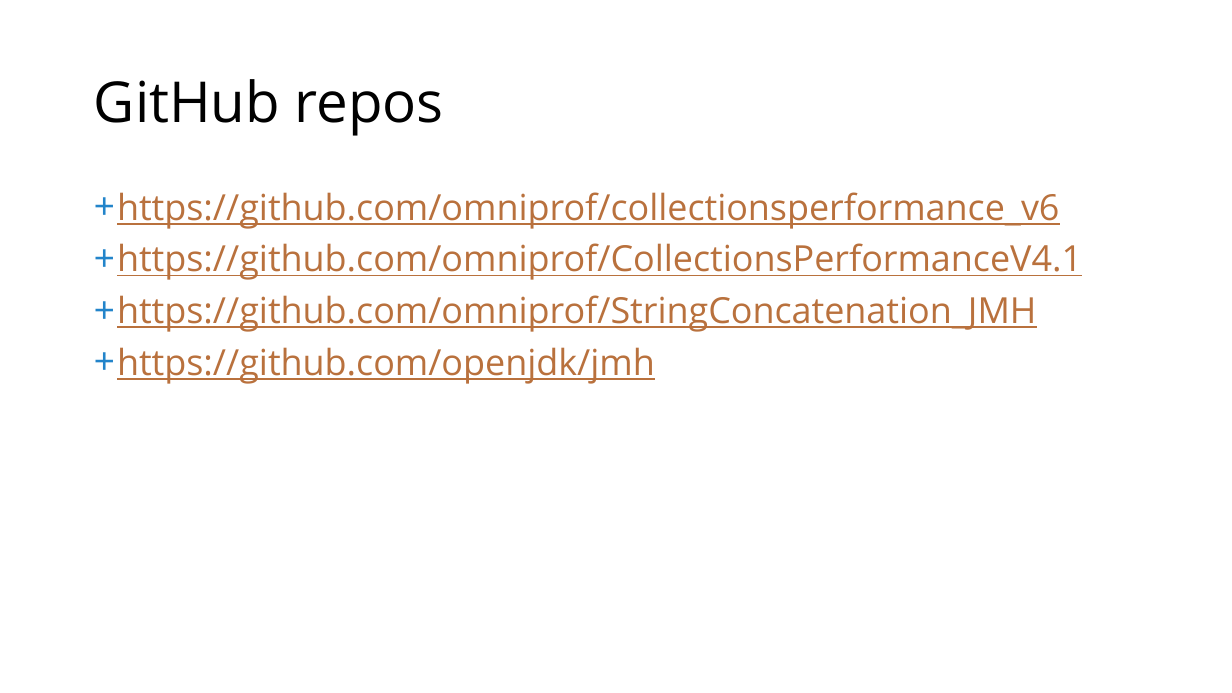
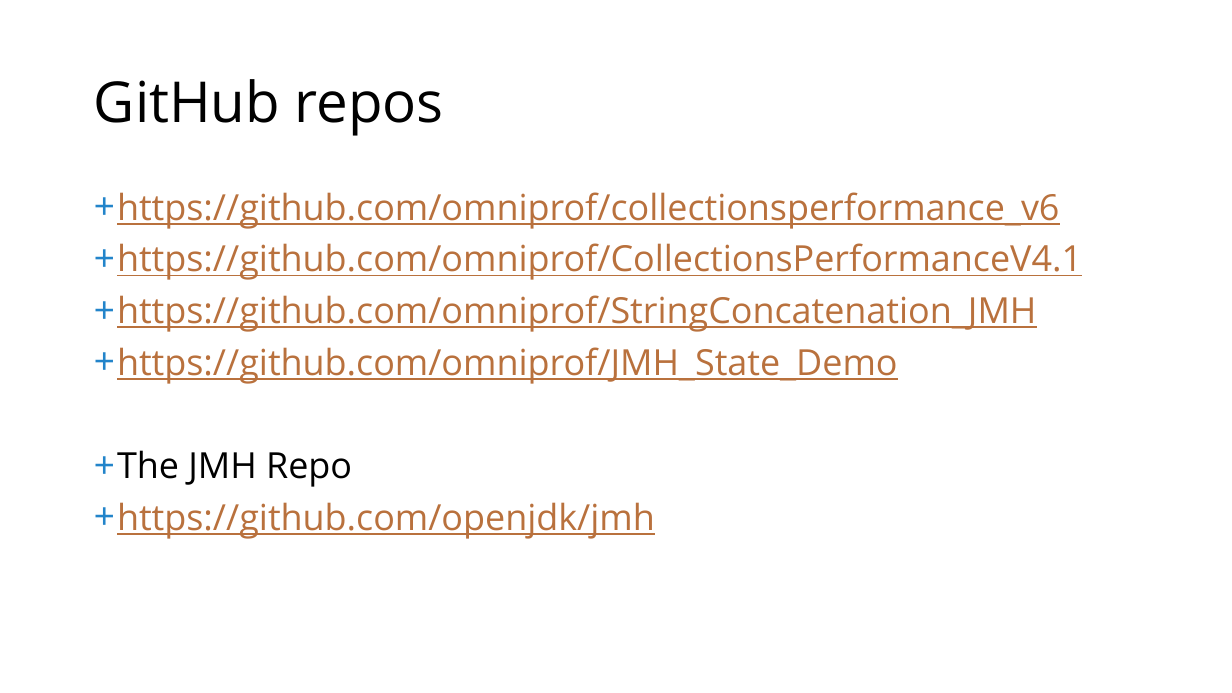
Before and after one commit to omniprof/collectionsperformance_v6, a slide deck: slide 27 of docs/JMH_Slides.pptx. Drawn at 1232x693 pixels with LibreOffice and Linux fonts; fonts in the diff are those of the drawing. Boxes give left, top, right and bottom in pixels: in the first picture for what was removed or moved away, otherwise in the second. Text is boxed around its words. In the diff, an @@ line names an element or a change of style, - is before the commit and + after.

Commit message:
Update to slides

```diff
--- a/docs/JMH_Slides.pptx
+++ b/docs/JMH_Slides.pptx
@@ text at (117,347,898,487): paragraphs added @@
++ https://github.com/omniprof/JMH_State_Demo
++ The JMH Repo
```
